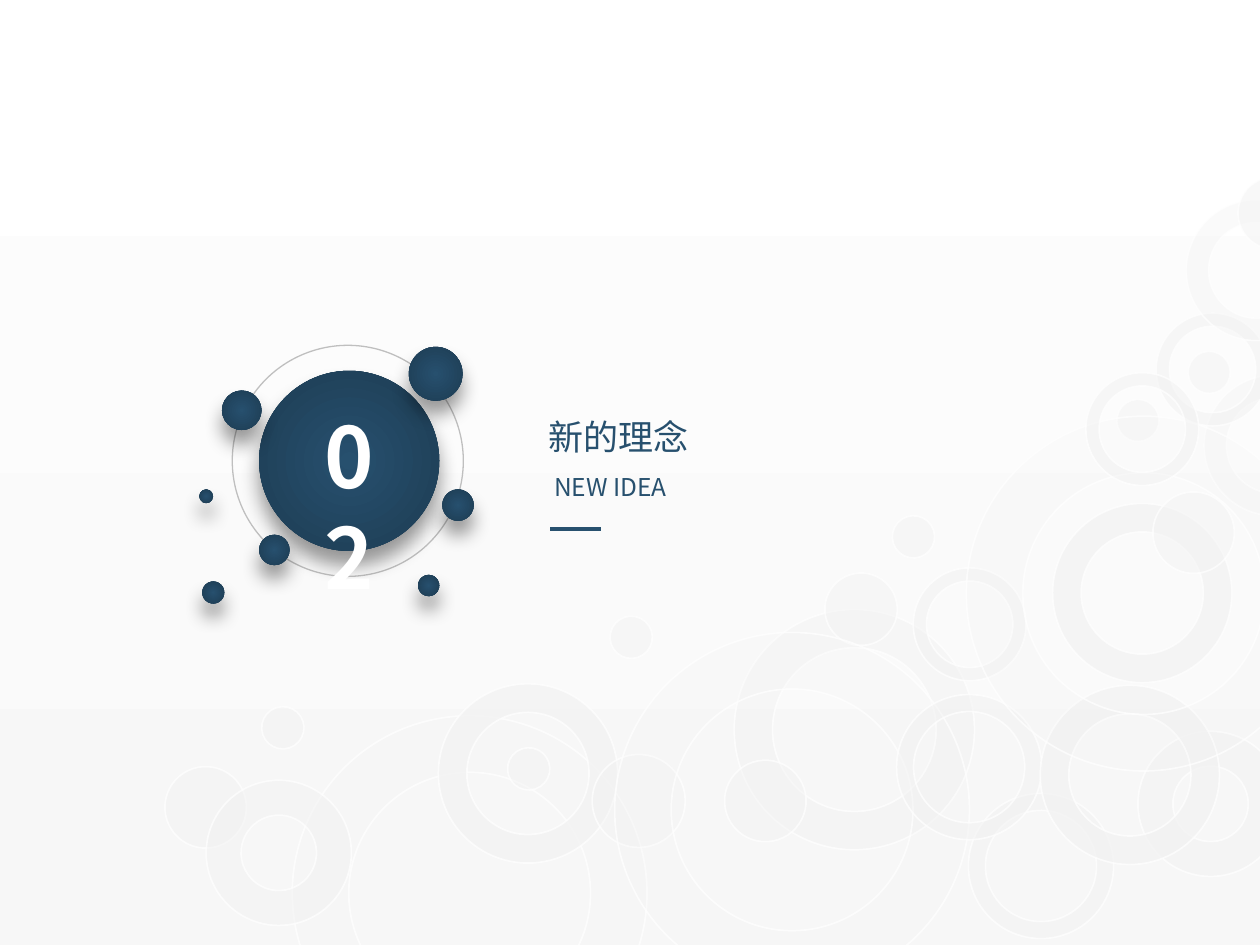
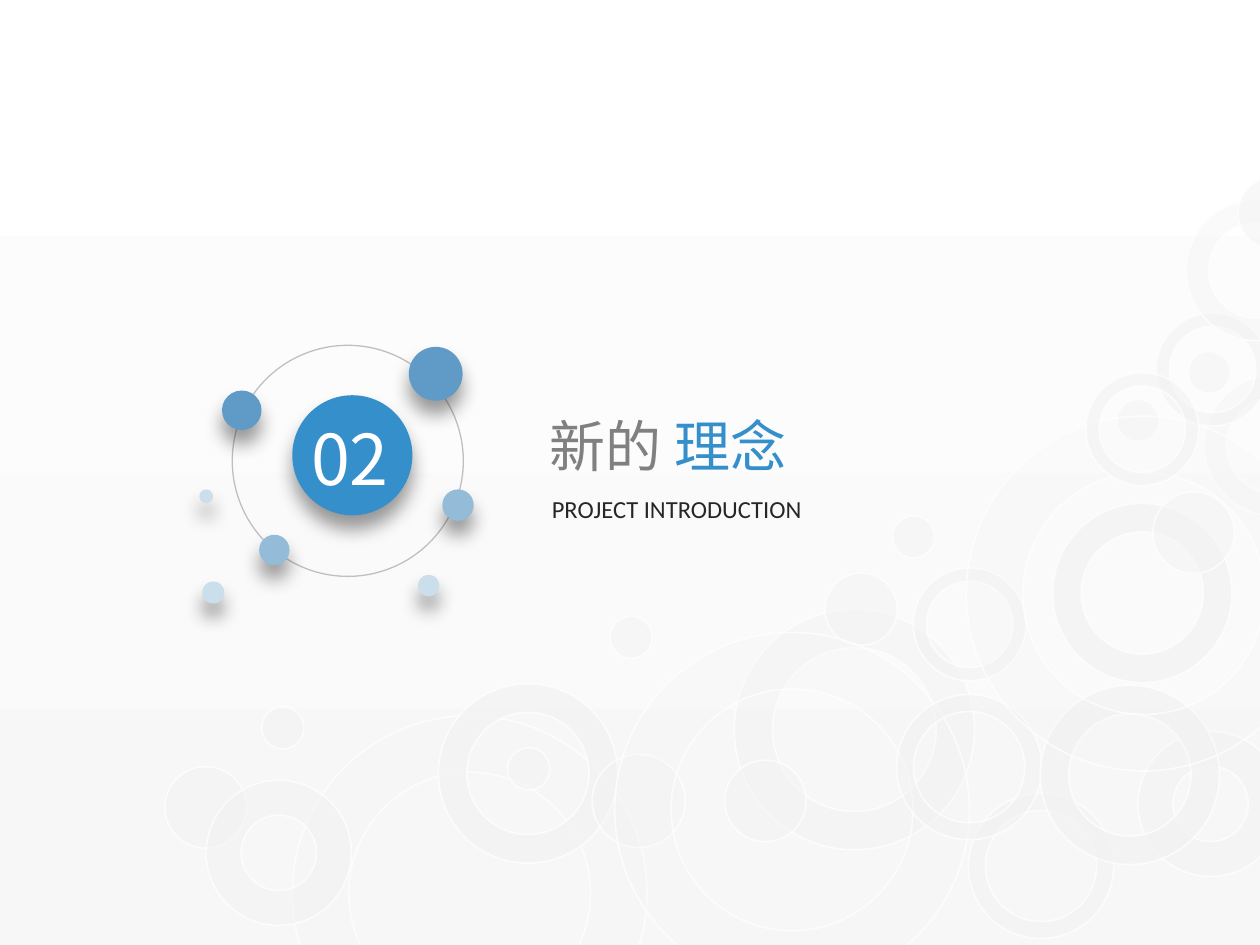
Before and after one commit to watermoonlx/presentation, a slide deck: slide 7 of [PO]PR Approval Control Panel.pptx. Drawn at 1260x945 pixels with LibreOffice and Linux fonts; fonts in the diff are those of the drawing. Boxes give left, top, right and bottom in pixels: in the first picture for what was removed or moved away, otherwise in the second. Text is boxed around its words. In the diff, an @@ line names an element or a change of style, - is before the commit and + after.

```diff
--- a/[PO]PR Approval Control Panel.pptx
+++ b/[PO]PR Approval Control Panel.pptx
@@ ellipse at bbox=[408, 346, 462, 401]: fill gradient #27506E to #1D3C52 to #5F9BC6 @@
@@ ellipse at bbox=[222, 391, 261, 430]: fill gradient #27506E to #1D3C52 to #5F9BC6 @@
@@ ellipse: place and size @@
-ellipse at bbox=[260, 370, 440, 551]
+ellipse at bbox=[292, 396, 412, 515]
@@ ellipse at bbox=[292, 396, 412, 515]: fill gradient #27506E to #1D3C52 to #358FCB @@
@@ text "02": place and size @@
-text "02" at bbox=[294, 399, 404, 514]
+text "02" at bbox=[311, 433, 389, 503]
@@ text "02" at bbox=[311, 433, 389, 503]: size 48 to 40 pt, bold off @@
@@ text at bbox=[549, 419, 786, 471]: text changed; size 20 to 32 pt; font Noto Sans CJK SC to Manrope; text colour #27506E to #808080 @@
-新的理念
+新的 理念
@@ text removed at bbox=[554, 478, 666, 496] @@
-NEW IDEA
@@ fill gradient #27506E to #1D3C52 to #CADEEC in 3 elements at bbox=[203, 581, 226, 604], bbox=[418, 575, 440, 596], bbox=[199, 489, 213, 503] @@
@@ ellipse at bbox=[442, 489, 474, 520]: fill gradient #27506E to #1D3C52 to #94BCD9 @@
@@ text added at bbox=[552, 502, 802, 518], 14 pt, text #262626 @@
+PROJECT INTRODUCTION
@@ ellipse at bbox=[260, 534, 290, 564]: fill gradient #27506E to #1D3C52 to #94BCD9 @@
@@ line removed from (551, 529) to (601, 529) @@
```
Also in this commit, not shown: 5 other slides changed.
